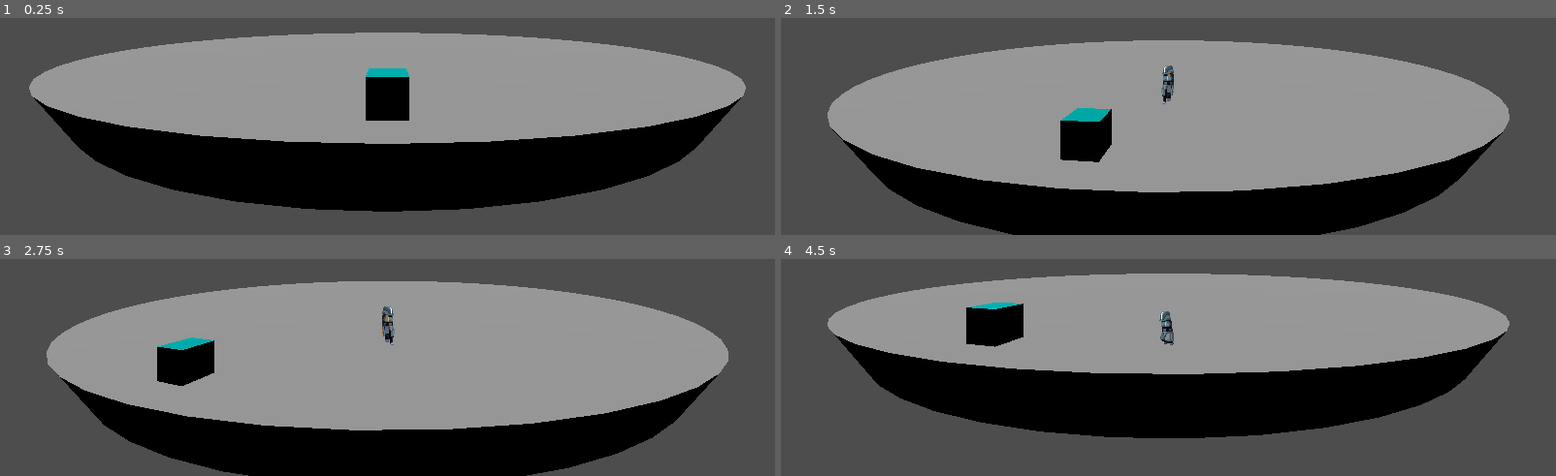
Above: before the commit, frames 1-4 (two rows, left to right).
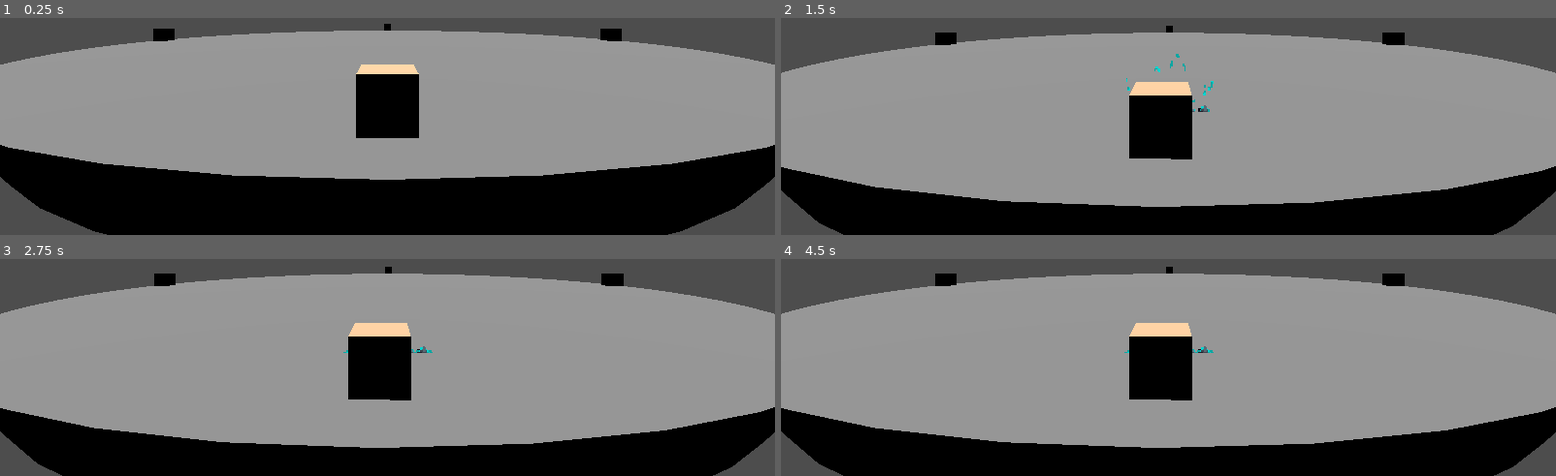
Above: after the commit, the same moments.

Repository: Jafeth12/VJ-FIB
Game: Godot game, scene res://main.tscn
Same seed, same stepped clock (60 frames per second), same inputs: the game is played once before the commit and once after it.
Inputs:
- Up to frame 1 (0.25 s): no input
- Up to frame 2 (1.5 s): tap Enter at 0.5 s; hold Right (move_right) 0.53-1.28 s; hold Down (crouch) 0.53-1.28 s; tap Up (jump) at 0.77 s; tap , (dbg_die) at 0.8, 1.35 s; hold Left (move_left) from 1.28 s (still down)
- Up to frame 3 (2.75 s): tap Up (jump) at 1.52 s; tap Shift (dodge) at 1.55 s; tap Space at 2 s; release Left (move_left) at 2.03 s; hold Right (move_right) from 2.03 s (still down); hold Shift (dodge) from 2.03 s (still down); tap Down (crouch) at 2.3 s
- Up to frame 4 (4.5 s): release Shift (dodge) at 2.78 s; tap Down (crouch) at 2.85 s; tap Up (jump) at 3.02, 3.77 s; tap , (dbg_die) at 3.05 s; release Right (move_right) at 3.53 s; hold , (dbg_die) 3.53-4.28 s; hold Left (move_left) from 3.53 s (still down); tap Shift (dodge) at 3.8, 4.35 s

The runs differ from the first frame. In frame 1, 43% of the frame differs, in the area x 0-100%, y 2-100%; in frame 2, 34%; in frame 3, 35%; in frame 4, 57%, in the area x 0-100%, y 3-100%.

Commit message:
[IMP] animations die y dodge

Diff:
--- a/3D/platform.tscn
+++ b/3D/platform.tscn
@@ -9,13 +9,11 @@
 [sub_resource type="CylinderShape3D" id="CylinderShape3D_k3lfb"]
 radius = 20.0
 
-[sub_resource type="StandardMaterial3D" id="StandardMaterial3D_iqlos"]
-albedo_color = Color(0, 1, 1, 1)
-metallic = 1.0
-metallic_specular = 0.87
+[sub_resource type="StandardMaterial3D" id="StandardMaterial3D_hlpe3"]
+albedo_color = Color(0.988235, 0.756863, 0.584314, 1)
 
 [sub_resource type="BoxMesh" id="BoxMesh_pj8i0"]
-material = SubResource("StandardMaterial3D_iqlos")
+material = SubResource("StandardMaterial3D_hlpe3")
 
 [sub_resource type="BoxShape3D" id="BoxShape3D_gyxwk"]
 
@@ -28,12 +26,42 @@
 [node name="floor_collision" type="CollisionShape3D" parent="."]
 shape = SubResource("CylinderShape3D_k3lfb")
 
-[node name="StaticBody3D" type="StaticBody3D" parent="."]
+[node name="cubo0" type="StaticBody3D" parent="."]
 transform = Transform3D(1, 0, 0, 0, 1, 0, 0, 0, 1, 0, 1.595, 18.5)
 
-[node name="cube_mesh" type="MeshInstance3D" parent="StaticBody3D"]
+[node name="cube_mesh" type="MeshInstance3D" parent="cubo0"]
 mesh = SubResource("BoxMesh_pj8i0")
 skeleton = NodePath("../..")
 
-[node name="cube_collision" type="CollisionShape3D" parent="StaticBody3D"]
+[node name="cube_collision" type="CollisionShape3D" parent="cubo0"]
 shape = SubResource("BoxShape3D_gyxwk")
+
+[node name="cuboPI_2" type="StaticBody3D" parent="."]
+transform = Transform3D(1, 0, 0, 0, 1, 0, 0, 0, 1, 18.5, 1.595, 0)
+
+[node name="cube_mesh" type="MeshInstance3D" parent="cuboPI_2"]
+mesh = SubResource("BoxMesh_pj8i0")
+skeleton = NodePath("../..")
+
+[node name="cube_collision" type="CollisionShape3D" parent="cuboPI_2"]
+shape = SubResource("BoxShape3D_gyxwk")
+
+[node name="cuboPI" type="StaticBody3D" parent="."]
+transform = Transform3D(1, 0, 0, 0, 1, 0, 0, 0, 1, 0, 1.595, -18.5)
+
+[node name="cube_mesh" type="MeshInstance3D" parent="cuboPI"]
+mesh = SubResource("BoxMesh_pj8i0")
+skeleton = NodePath("../../cuboPI_2")
+
+[node name="cube_collision" type="CollisionShape3D" parent="cuboPI"]
+shape = SubResource("BoxShape3D_gyxwk")
+
+[node name="cubo3PI_2" type="StaticBody3D" parent="."]
+transform = Transform3D(1, 0, 0, 0, 1, 0, 0, 0, 1, -18.5, 1.595, 0)
+
+[node name="cube_mesh" type="MeshInstance3D" parent="cubo3PI_2"]
+mesh = SubResource("BoxMesh_pj8i0")
+skeleton = NodePath("../../cuboPI_2")
+
+[node name="cube_collision" type="CollisionShape3D" parent="cubo3PI_2"]
+shape = SubResource("BoxShape3D_gyxwk")
--- a/3D/player.gd
+++ b/3D/player.gd
@@ -1,9 +1,10 @@
 extends CharacterBody3D
 
-enum ANIMATION_STATES { IDLE, WALK, JUMP, CROUCH }
+enum ANIMATION_STATES { IDLE, WALK, JUMP, CROUCH, DIE, DODGE }
 enum FACING { LEFT, RIGHT }
 
 @export var SPEED = PI/8 # 1 lap = 16 secs.
+@export var DODGE_SPEED = PI/2
 const JUMP_VELOCITY = 7
 
 # Get the gravity from the project settings to be synced with RigidBody nodes.
@@ -11,6 +12,7 @@
 const gravity = 15 # TODO: abstraer esto
 const player_radius = 18 # TODO: abtraer esto
 @export var alpha = 0
+var old_alpha = 0
 
 @export var our_scale = 3
 
@@ -22,11 +24,16 @@
 	$sprite.play("idle")
 
 func _process(delta):
-	update_facing()
+	if should_die():
+		die()
+	if !is_dead():
+		update_facing()
+	look_at(Vector3(0, get_position().y, 0))
 	update_anim_state()
-	look_at(Vector3(0, get_position().y, 0))
 
 func _physics_process(delta):
+	if is_dead():
+		return
 	# Add the gravity.
 	if not is_on_floor():
 		velocity.y -= gravity * delta
@@ -51,7 +58,7 @@
 
 	# Update alpha
 	if !is_crouching():
-		alpha += circular_dir * SPEED * delta
+		alpha = alpha + circular_dir * SPEED * delta
 	var next_xz = get_next_xz()
 	velocity.x = (next_xz.x - get_position().x)/delta
 	velocity.z = (next_xz.y - get_position().z)/delta
@@ -62,14 +69,18 @@
 
 	move_and_slide()
 	if is_on_wall():
-		set_alpha_by_position(get_position())
+		alpha = old_alpha
+		alpha = get_position_alpha(get_position())
+	old_alpha = alpha
 
 func update_anim_state():
 	var current_anim = $sprite.animation
 	# prox_estado:
 	match anim_state:
 		ANIMATION_STATES.IDLE:
-			if velocity.y != 0:
+			if Input.is_action_pressed("dodge"):
+				anim_state = ANIMATION_STATES.DODGE
+			elif velocity.y != 0:
 				anim_state = ANIMATION_STATES.JUMP
 			elif Input.is_action_pressed("crouch"):
 				anim_state = ANIMATION_STATES.CROUCH
@@ -77,7 +88,9 @@
 				anim_state = ANIMATION_STATES.WALK
 
 		ANIMATION_STATES.WALK:
-			if velocity.y != 0:
+			if Input.is_action_pressed("dodge"):
+				anim_state = ANIMATION_STATES.DODGE
+			elif velocity.y != 0:
 				anim_state = ANIMATION_STATES.JUMP
 			elif Input.is_action_pressed("crouch"):
 				anim_state = ANIMATION_STATES.CROUCH
@@ -85,20 +98,34 @@
 				anim_state = ANIMATION_STATES.IDLE
 
 		ANIMATION_STATES.JUMP:
-			if is_on_floor():
+			if Input.is_action_pressed("dodge"):
+				anim_state = ANIMATION_STATES.DODGE
+			elif is_on_floor():
 				if velocity.length() > 0:
 					anim_state = ANIMATION_STATES.WALK
 				elif velocity.length() == 0:
 					anim_state = ANIMATION_STATES.IDLE
 
 		ANIMATION_STATES.CROUCH:
-			if velocity.y != 0:
+			if Input.is_action_pressed("dodge"):
+				anim_state = ANIMATION_STATES.DODGE
+			elif velocity.y != 0:
 				anim_state = ANIMATION_STATES.JUMP
 			elif !Input.is_action_pressed("crouch"):
 				if velocity.length() == 0:
 					anim_state = ANIMATION_STATES.IDLE
 				elif velocity.length() > 0:
 					anim_state = ANIMATION_STATES.WALK
+
+		ANIMATION_STATES.DODGE:
+			if false: #FIXME
+				if velocity.y != 0:
+					anim_state = ANIMATION_STATES.JUMP
+				elif Input.is_action_pressed("crouch"):
+					anim_state = ANIMATION_STATES.CROUCH
+				elif velocity.length() > 0:
+					anim_state = ANIMATION_STATES.WALK
+
 
 	# logica_salida:
 	match anim_state:
@@ -118,6 +145,14 @@
 			if current_anim != "crouch":
 				$sprite.play("crouch")
 
+		ANIMATION_STATES.DIE:
+			if current_anim != "die":
+				$sprite.play("die")
+
+		ANIMATION_STATES.DODGE:
+			if current_anim != "dodge":
+				$sprite.play("dodge")
+
 func update_facing():
 	if facing == FACING.RIGHT:
 		$sprite.set_scale(Vector3(-our_scale, our_scale, our_scale))
@@ -127,9 +162,19 @@
 func get_next_xz():
 	return Vector2(player_radius*sin(alpha), player_radius*cos(alpha))
 
-func set_alpha_by_position(pos):
-	alpha = asin(pos.x/player_radius)
-	# alpha = acos(pos.z/player_radius) # same shit
+func get_position_alpha(pos):
+	return old_alpha
+	# alpha = asin(pos.x/player_radius)
+	# alpha = acos(pos.z/player_radius)
 
 func is_crouching():
 	return Input.is_action_pressed("crouch") && is_on_floor()
+
+func should_die():
+	return Input.is_action_pressed("dbg_die")
+
+func die():
+	anim_state = ANIMATION_STATES.DIE
+
+func is_dead():
+	return anim_state == ANIMATION_STATES.DIE
--- a/3D/player.tscn
+++ b/3D/player.tscn
@@ -80,6 +80,34 @@
 [sub_resource type="AtlasTexture" id="AtlasTexture_bkwcx"]
 atlas = ExtResource("2_vbfnd")
 region = Rect2(384, 320, 64, 64)
+
+[sub_resource type="AtlasTexture" id="AtlasTexture_d6xg4"]
+atlas = ExtResource("2_vbfnd")
+region = Rect2(64, 128, 64, 64)
+
+[sub_resource type="AtlasTexture" id="AtlasTexture_uix0c"]
+atlas = ExtResource("2_vbfnd")
+region = Rect2(128, 128, 64, 64)
+
+[sub_resource type="AtlasTexture" id="AtlasTexture_0oj30"]
+atlas = ExtResource("2_vbfnd")
+region = Rect2(192, 128, 64, 64)
+
+[sub_resource type="AtlasTexture" id="AtlasTexture_62sai"]
+atlas = ExtResource("2_vbfnd")
+region = Rect2(256, 128, 64, 64)
+
+[sub_resource type="AtlasTexture" id="AtlasTexture_p7dpp"]
+atlas = ExtResource("2_vbfnd")
+region = Rect2(320, 128, 64, 64)
+
+[sub_resource type="AtlasTexture" id="AtlasTexture_03uh2"]
+atlas = ExtResource("2_vbfnd")
+region = Rect2(384, 128, 64, 64)
+
+[sub_resource type="AtlasTexture" id="AtlasTexture_wxb8y"]
+atlas = ExtResource("2_vbfnd")
+region = Rect2(448, 128, 64, 64)
 
 [sub_resource type="AtlasTexture" id="AtlasTexture_mfjxl"]
 atlas = ExtResource("2_vbfnd")
@@ -252,6 +280,32 @@
 }],
 "loop": false,
 "name": &"die",
+"speed": 15.0
+}, {
+"frames": [{
+"duration": 1.0,
+"texture": SubResource("AtlasTexture_d6xg4")
+}, {
+"duration": 1.0,
+"texture": SubResource("AtlasTexture_uix0c")
+}, {
+"duration": 1.0,
+"texture": SubResource("AtlasTexture_0oj30")
+}, {
+"duration": 1.0,
+"texture": SubResource("AtlasTexture_62sai")
+}, {
+"duration": 1.0,
+"texture": SubResource("AtlasTexture_p7dpp")
+}, {
+"duration": 1.0,
+"texture": SubResource("AtlasTexture_03uh2")
+}, {
+"duration": 1.0,
+"texture": SubResource("AtlasTexture_wxb8y")
+}],
+"loop": true,
+"name": &"dodge",
 "speed": 15.0
 }, {
 "frames": [{
@@ -360,7 +414,8 @@
 lod_bias = 0.001
 texture_filter = 0
 sprite_frames = SubResource("SpriteFrames_72fuo")
-animation = &"idle"
+animation = &"dodge"
+frame_progress = 0.014505
 
 [node name="camera" type="Camera3D" parent="."]
-transform = Transform3D(1, 0, 0, 0, 1, 0, 0, 0, 1, 0, 2.45, 8)
+transform = Transform3D(1, 0, 0, 0, 1, 0, 0, 0, 1, 0, 2, 6)
Not shown: 1 places in 3D/player.tscn that only renumber resources
